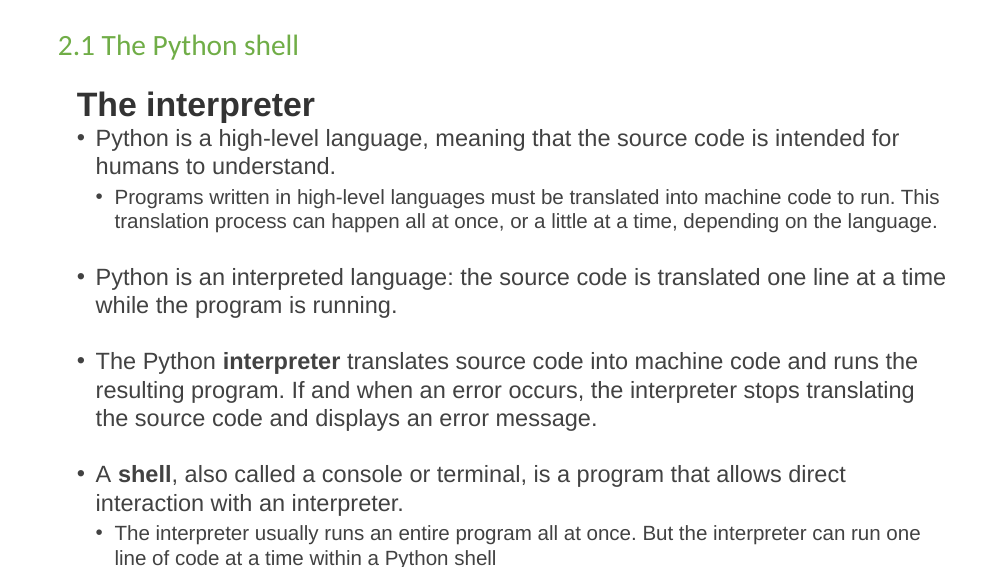
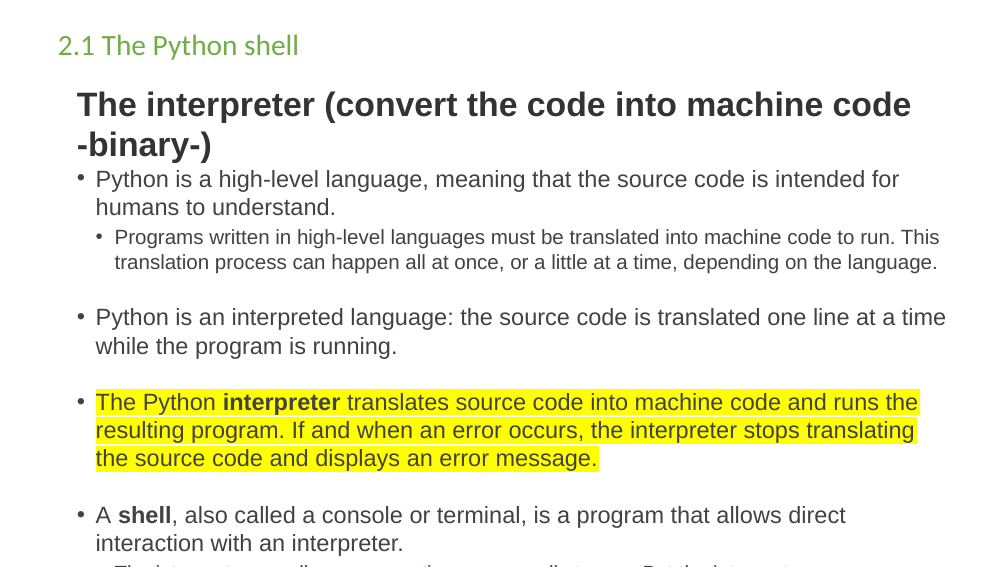
Before and after one commit to Loufi60/TestRepo, a slide deck: slide 5 of Introduction to Python Programming - Chapter 2 - expressions.pptx. Drawn at 1008x567 pixels with LibreOffice and Linux fonts; fonts in the diff are those of the drawing; background and template pictures are left out. Boxes give left, top, right and bottom in pixels: in the first picture for what was removed or moved away, otherwise in the second. Text is boxed around its words. In the diff, an @@ line names an element or a change of style, - is before the commit and + after.

```diff
--- a/Introduction to Python Programming - Chapter 2 - expressions.pptx
+++ b/Introduction to Python Programming - Chapter 2 - expressions.pptx
@@ text at (x1=77, y1=91, x2=912, y2=163): text changed @@
-The interpreter
+The interpreter (convert the code into machine code -binary-)
@@ text at (x1=96, y1=393, x2=919, y2=471): highlight none to #FFFF00 in "The Python interpreter translates source code into ..." @@
```
Also in this commit, not shown: 6 other slides changed, 3 other files.
